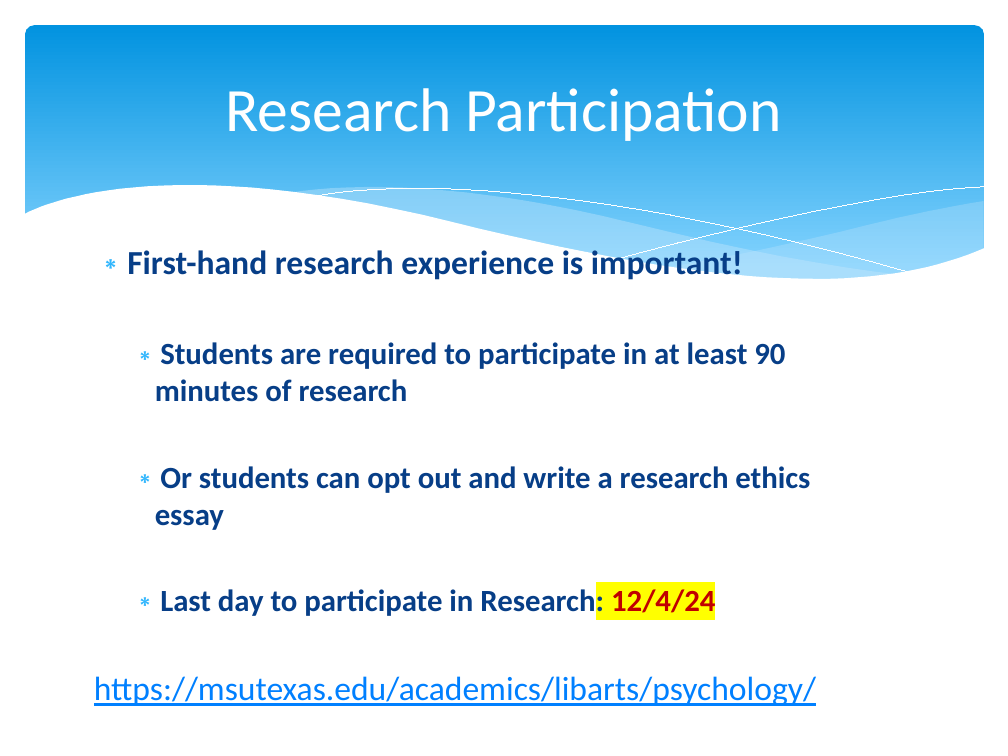
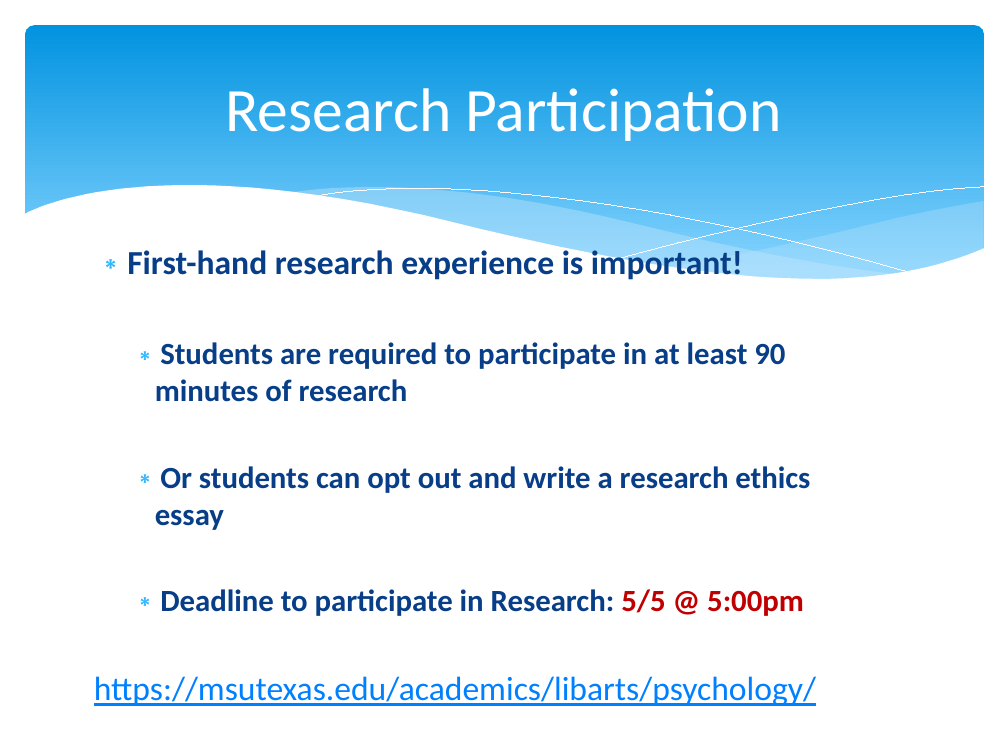
Before and after one commit to npm27/Teaching-Materials, a slide deck: slide 8 of Gen Psych II/Slides/0 Gen Psych II First Day Info.pptx. Drawn at 1008x756 pixels with LibreOffice and Linux fonts; fonts in the diff are those of the drawing. Boxes give left, top, right and bottom in pixels: in the first picture for what was removed or moved away, otherwise in the second. Text is boxed around its words. In the diff, an @@ line names an element or a change of style, - is before the commit and + after.

```diff
--- a/Gen Psych II/Slides/0 Gen Psych II First Day Info.pptx
+++ b/Gen Psych II/Slides/0 Gen Psych II First Day Info.pptx
@@ text at (160, 589, 804, 616): text changed @@
-    ∗ Last day to participate in Research: 12/4/24
+    ∗ Deadline to participate in Research: 5/5 @ 5:00pm
```
Also in this commit, not shown: 4 other slides changed, 8 other files.
